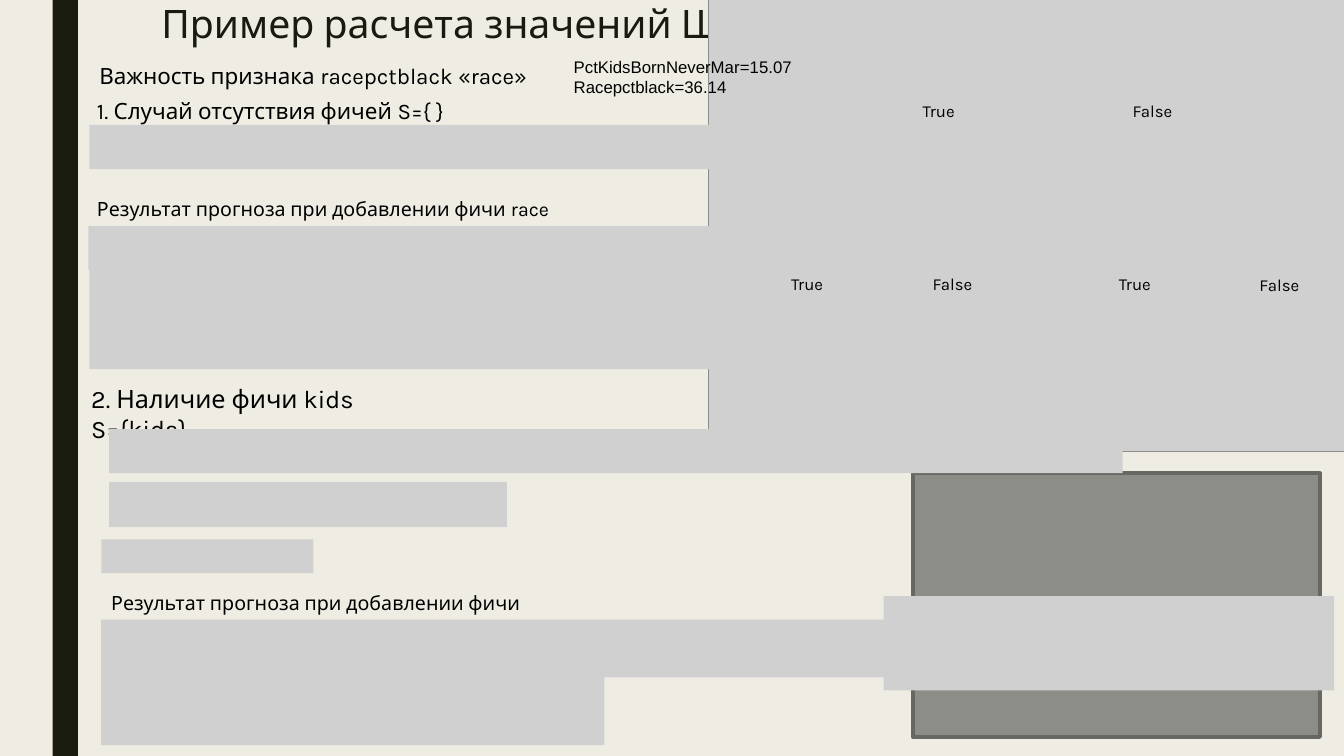
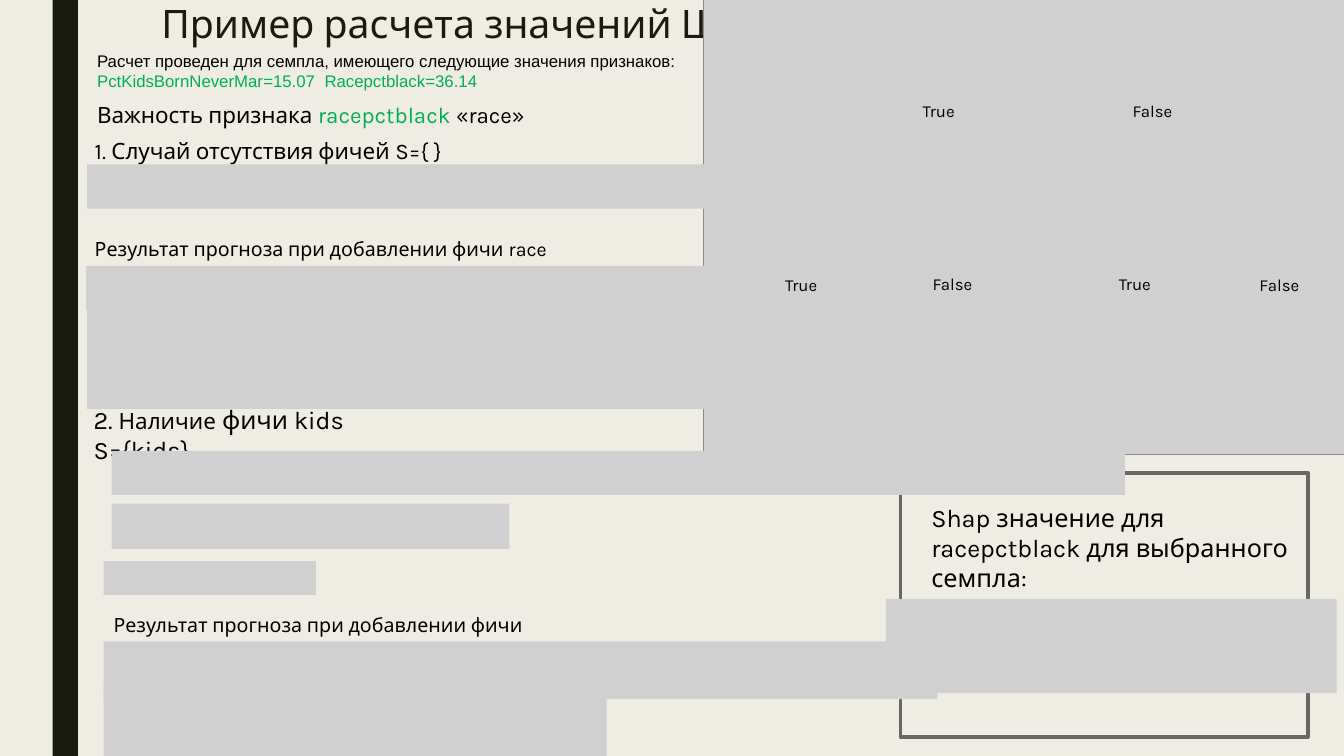
Before and after one commit to Dmitry513/Shap_training, a slide deck: slide 8 of Shap_for_model_interpretation.pptx. Drawn at 1344x756 pixels with LibreOffice and Linux fonts; fonts in the diff are those of the drawing; grey boxes stand for pictures. Boxes give left, top, right and bottom in pixels: in the first picture for what was removed or moved away, otherwise in the second. Text is boxed around its words. In the diff, an @@ line names an element or a change of style, - is before the commit and + after.

Commit message:
presentation finished

```diff
--- a/Shap_for_model_interpretation.pptx
+++ b/Shap_for_model_interpretation.pptx
@@ picture: place and size @@
-picture at (709,0,1344,453)
+picture at (704,0,1344,455)
@@ text at (97,55,674,91): text changed @@
-PctKidsBornNeverMar=15.07
-Racepctblack=36.14
+Расчет проведен для семпла, имеющего следующие значения признаков: PctKidsBornNeverMar=15.07 Racepctblack=36.14
@@ text "Важность признака racepctblack «race»" at (97,107,525,129): text colour #000000 to #00B050 in "racepctblack" @@
@@ picture removed at (90,125,828,169) @@
@@ picture added at (88,164,826,209) @@
@@ picture removed at (89,226,800,270) @@
@@ picture added at (86,266,797,311) @@
@@ text "True": place and size @@
-text "True" at (791,279,823,290)
+text "True" at (785,280,817,291)
@@ 3 texts, 1 picture: place and size @@
-3 texts, 1 picture at (90,68,739,370)
+3 texts, 1 picture at (88,107,737,409)
@@ text "2. Наличие фичи kids S={kids}": place and size @@
-text "2. Наличие фичи kids S={kids}" at (91,389,354,438)
+text "2. Наличие фичи kids S={kids}" at (94,410,344,459)
@@ text "2. Наличие фичи kids S={kids}" at (94,410,344,459): size 18 to 16 pt in "Наличие" @@
@@ rectangle: place and size @@
-rectangle at (913,474,1321,738)
+rectangle at (900,473,1308,737)
@@ rectangle at (900,473,1308,737): fill #8C8D86 to none @@
@@ 3 pictures, 1 text: place and size @@
-3 pictures, 1 text at (101,430,1122,678)
+3 pictures, 1 text at (104,451,1125,699)
@@ text added at (931,509,1288,588), 18 pt, text #000000 @@
+Shap значение для racepctblack для выбранного семпла:
@@ picture: place and size @@
-picture at (101,539,314,574)
+picture at (104,562,317,596)
@@ picture: place and size @@
-picture at (101,665,604,745)
+picture at (104,688,607,756)
```
Also in this commit, not shown: 2 other slides changed, 3 slides added, 1 other file.
